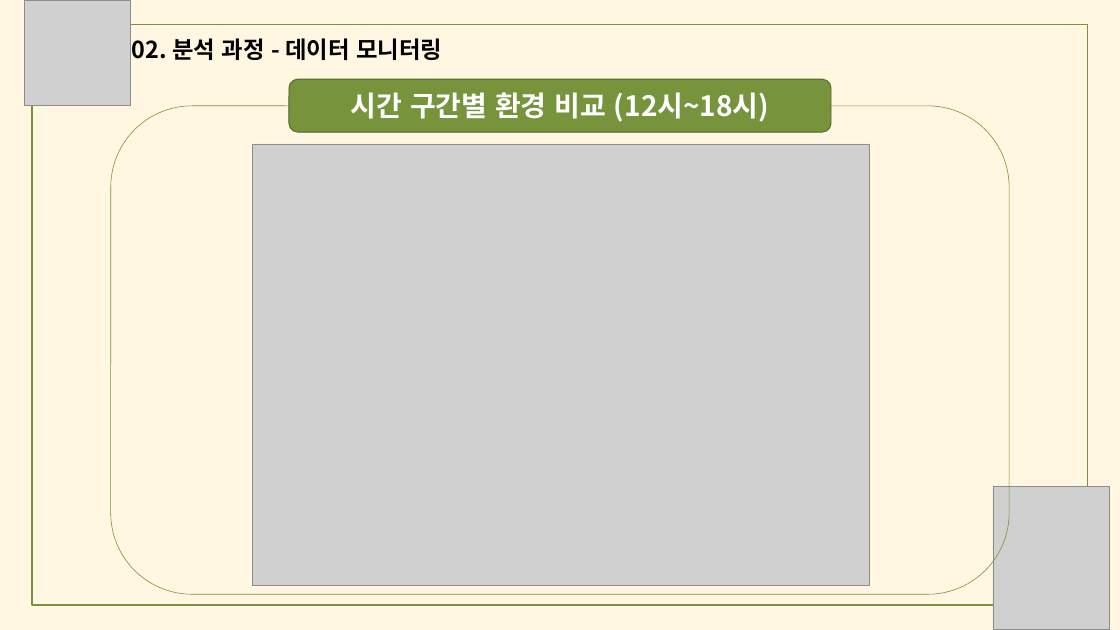
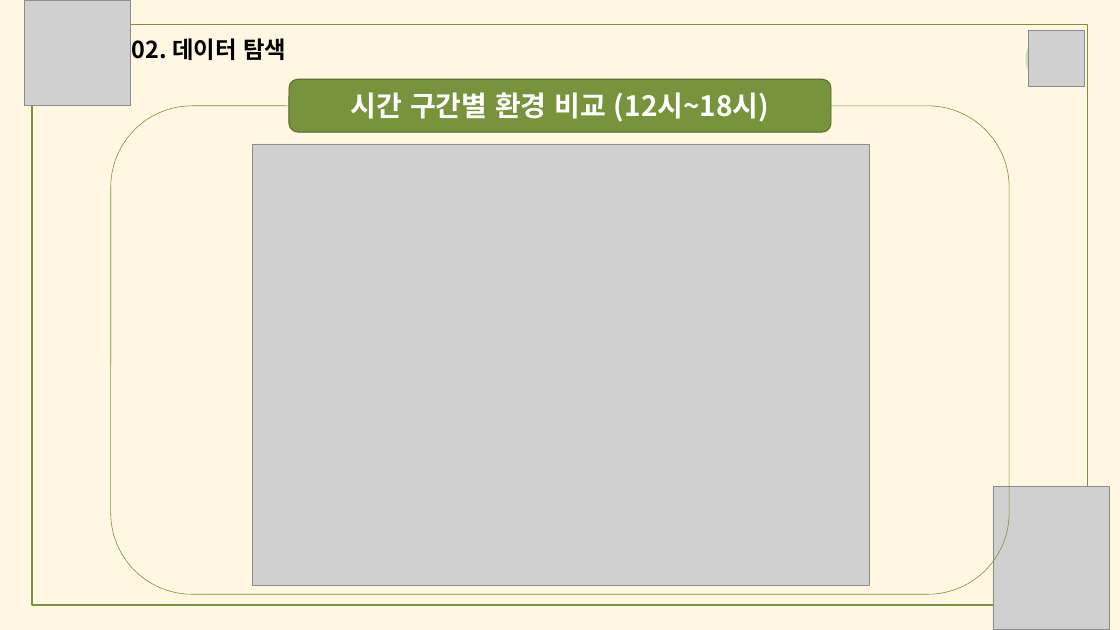
Before and after one commit to meucham11/nong_intern, a slide deck: slide 13 of 경진대회.pptx. Drawn at 1120x630 pixels with LibreOffice and Linux fonts; fonts in the diff are those of the drawing; grey boxes stand for pictures. Boxes give left, top, right and bottom in pixels: in the first picture for what was removed or moved away, otherwise in the second. Text is boxed around its words. In the diff, an @@ line names an element or a change of style, - is before the commit and + after.

```diff
--- a/경진대회.pptx
+++ b/경진대회.pptx
@@ text at (132, 38, 286, 60): text changed @@
-02. 분석 과정 - 데이터 모니터링
+02. 데이터 탐색
@@ freeform shape added at (1026, 30, 1082, 87), fill #C5E0B4 @@
@@ picture added at (1028, 30, 1085, 87) @@
```
Also in this commit, not shown: 25 other slides changed, 1 slide removed.
